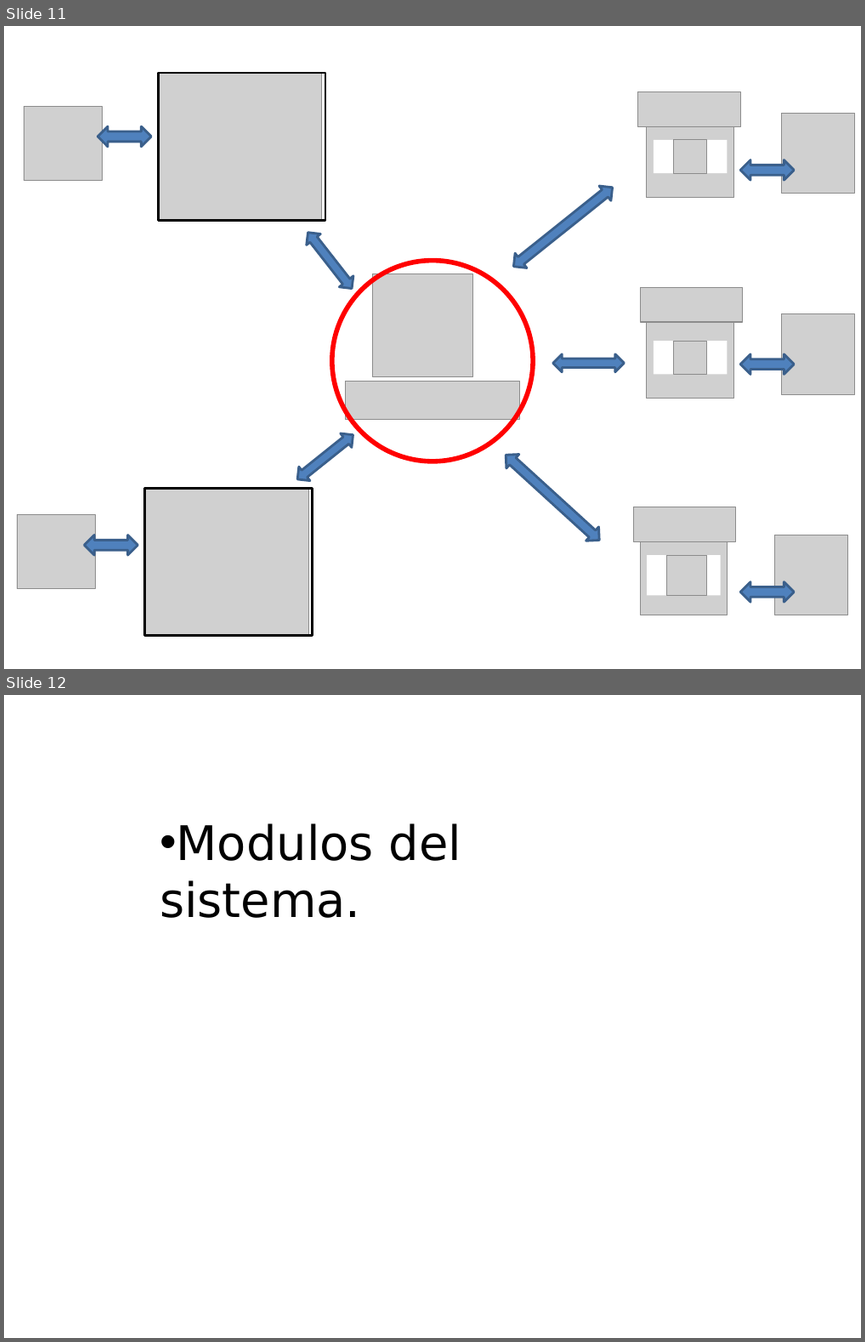
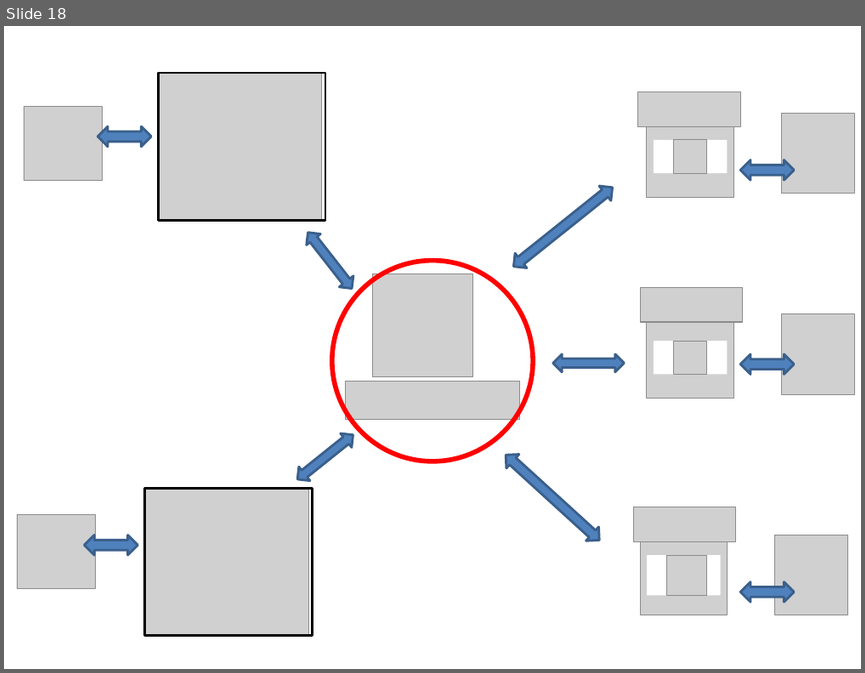
Before and after one commit to elcapo04/utn-frc-dlc-2011-liberal-peker, a slide deck: Proyecto final/Exposiciones/PresProyfinal.pptx. Shown one above the other, each under a label of ours: slides 11 and 12 before the commit, slide 18 after it. The pictures are 865x1342 and 865x673 pixels, drawn with LibreOffice and Linux fonts; fonts in the diff are those of the drawing; grey boxes stand for pictures. Boxes give left, top, right and bottom in pixels: in the first picture for what was removed or moved away, otherwise in the second. Text is boxed around its words. In the diff, an @@ line names an element or a change of style, - is before the commit and + after.

```diff
--- a/Proyecto final/Exposiciones/PresProyfinal.pptx
+++ b/Proyecto final/Exposiciones/PresProyfinal.pptx
@@ slide 12 removed at (4, 695, 861, 1338), background #FFFFFF @@
@@ text removed at (160, 823, 461, 918) @@
-• Modulos del sistema.
@@ what was slide 11 is now slide 18 @@
```
Also in this commit, not shown: 9 slides added.
